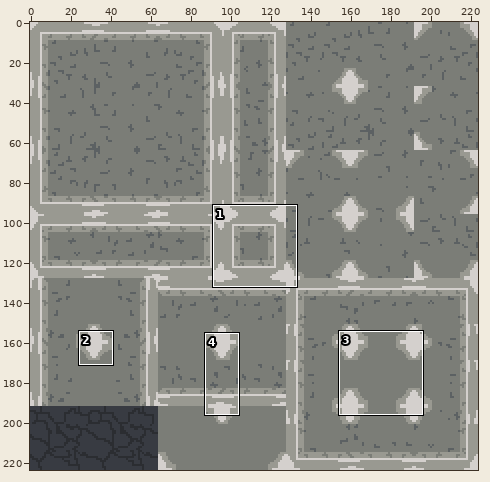
A pixel-art file gets an edit: assets/dump_tile.aseprite. Above, an overview of the earlier version with the close-up marked.
Close-up. The starting point:
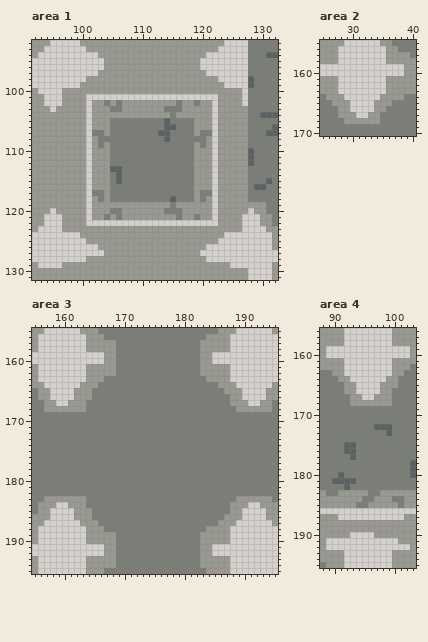
224x224 pixels, 1 frame. Shown: area 1: x 92..132, y 92..131; area 2: x 25..40, y 155..170; area 3: x 155..195, y 155..195; area 4: x 88..103, y 156..195. The commit also changed other parts of the picture, which this record leaves out.
After:
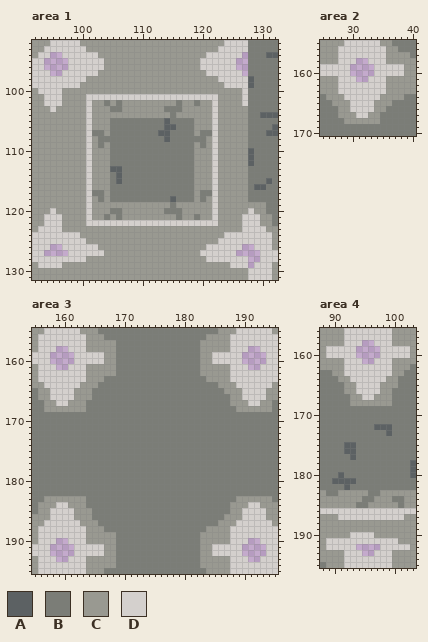
Palette (. is transparent): A #5c6163  B #7b7d77  C #999991  D #d4d0cd
Diff:
Area 1, layer "Base":
y 94: x 95..96 DD -> ..; x 127 D -> .
y 95..96: x 94..97 DDDD -> ....; x 126..127 DD -> ..
y 97: x 95..96 DD -> ..; x 127 D -> .
y 126: x 95..96 DD -> ..; x 127..128 DD -> ..
y 127: x 94..97 DDDD -> ....; x 126..129 DDDD -> ....
y 128: x 128..129 DD -> ..
y 129: x 128 D -> .
Area 2, layer "Base":
y 158: x 31..32 DD -> ..
y 159..160: x 30..33 DDDD -> ....
y 161: x 31..32 DD -> ..
Area 3, layer "Base":
y 158: x 159..160 DD -> ..; x 191..192 DD -> ..
y 159..160: x 158..161 DDDD -> ....; x 190..193 DDDD -> ....
y 161: x 159..160 DD -> ..; x 191..192 DD -> ..
y 190: x 159..160 DD -> ..; x 191..192 DD -> ..
y 191..192: x 158..161 DDDD -> ....; x 190..193 DDDD -> ....
y 193: x 159..160 DD -> ..; x 191..192 DD -> ..
Area 4, layer "Base":
y 158: x 95..96 DD -> ..
y 159..160: x 94..97 DDDD -> ....
y 161: x 95..96 DD -> ..
y 192: x 94..97 DDDD -> ....
y 193: x 95..96 DD -> ..
